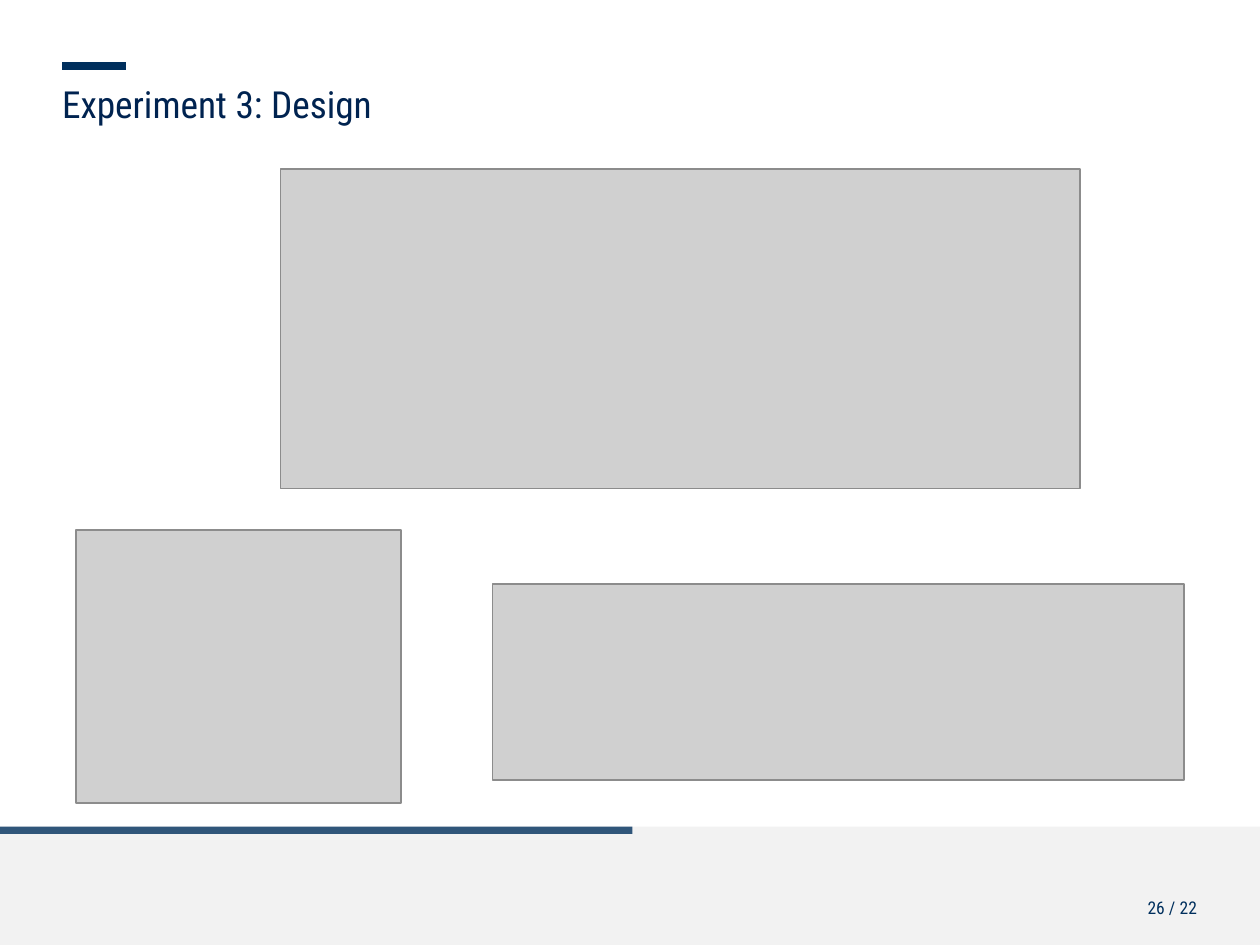
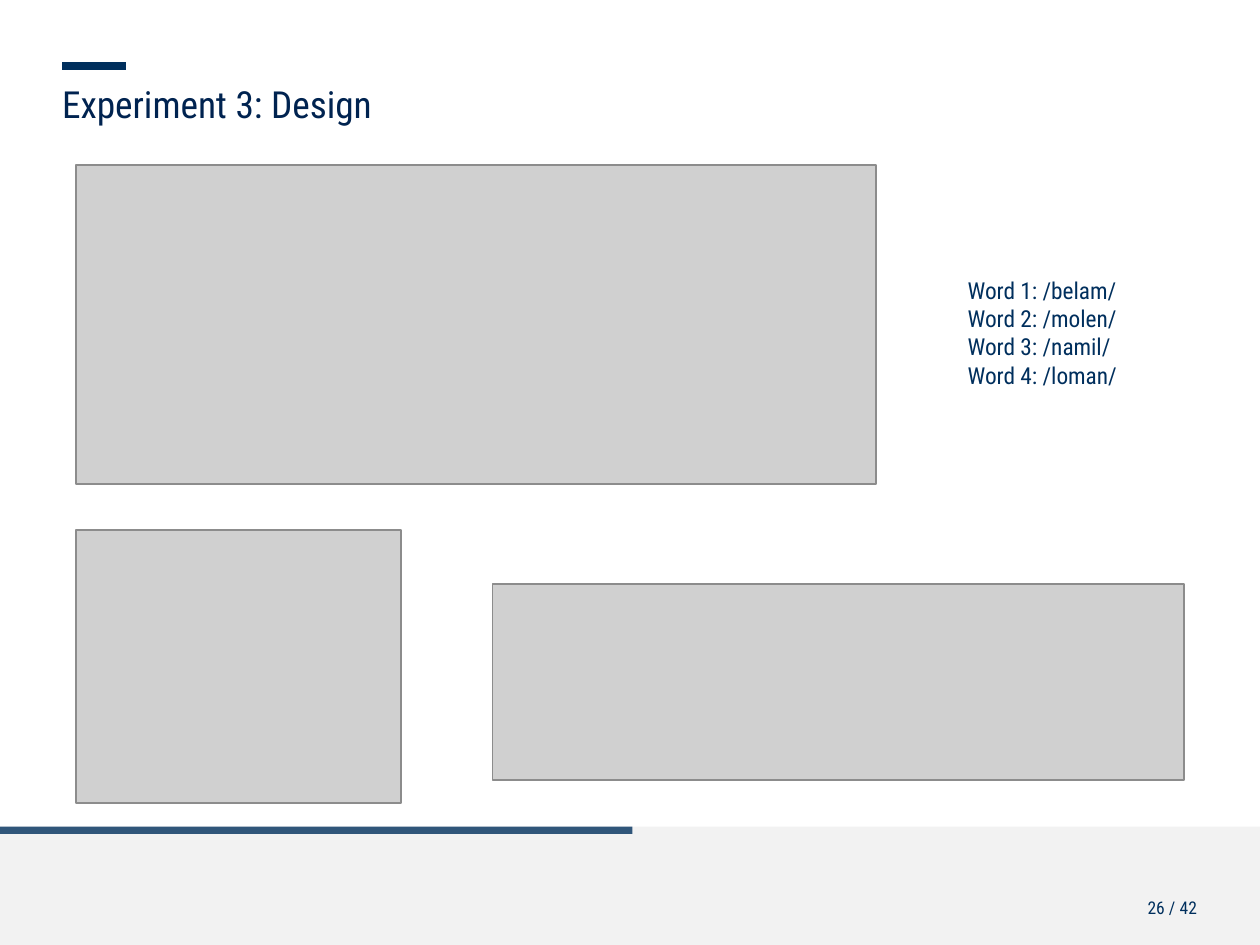
Before and after one commit to ChristineNussbaum/2025_Simultaneous_Adaptation, a slide deck: slide 26 of talks/Kolloq_Simulatenous_opposite_adaptation.pptx. Drawn at 1260x945 pixels with LibreOffice and Linux fonts; fonts in the diff are those of the drawing; grey boxes stand for pictures; background and template pictures are left out. Boxes give left, top, right and bottom in pixels: in the first picture for what was removed or moved away, otherwise in the second. Text is boxed around its words. In the diff, an @@ line names an element or a change of style, - is before the commit and + after.

```diff
--- a/talks/Kolloq_Simulatenous_opposite_adaptation.pptx
+++ b/talks/Kolloq_Simulatenous_opposite_adaptation.pptx
@@ picture: place and size @@
-picture at bbox=[281, 170, 1080, 489]
+picture at bbox=[76, 165, 875, 484]
@@ text added at bbox=[968, 281, 1117, 386], 10 pt, text #002F5D @@
+Word 1: /belam/
+Word 2: /molen/
+Word 3: /namil/
+Word 4: /loman/
@@ page number at bbox=[1148, 901, 1197, 914]: text changed @@
-26 / 22
+26 / 42
```
Also in this commit, not shown: 21 other slides changed, 1 slide added, 5 other files.
